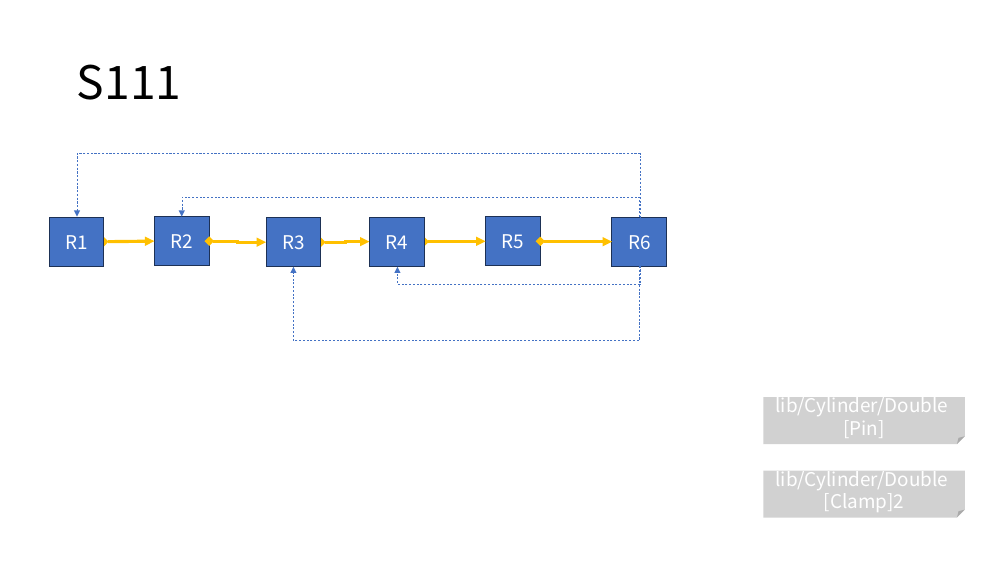
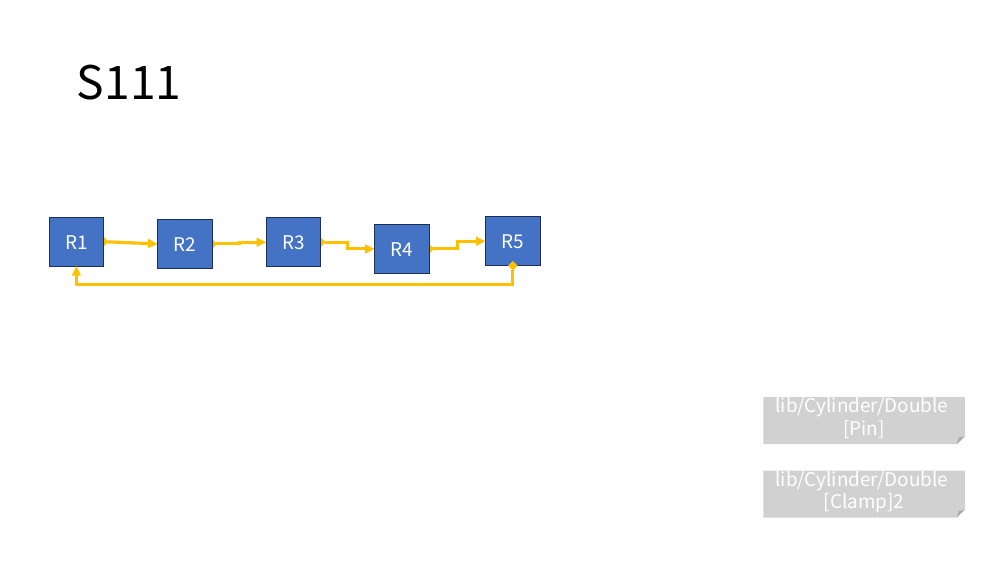
Before and after one commit to DualsoftDev/ds, a slide deck: slide 6 of DsDotNet/src/UnitTest/UnitTest.Model/ImportOfficeExample/Sample/s.pptx. Drawn at 1008x567 pixels with LibreOffice and Linux fonts; fonts in the diff are those of the drawing. Boxes give left, top, right and bottom in pixels: in the first picture for what was removed or moved away, otherwise in the second. Text is boxed around its words. In the diff, an @@ line names an element or a change of style, - is before the commit and + after.

```diff
--- a/DsDotNet/src/UnitTest/UnitTest.Model/ImportOfficeExample/Sample/s.pptx
+++ b/DsDotNet/src/UnitTest/UnitTest.Model/ImportOfficeExample/Sample/s.pptx
@@ elbow arrow removed from (640, 218) to (77, 217) @@
@@ elbow arrow removed from (640, 217) to (181, 217) @@
@@ rectangle "R4": place and size @@
-rectangle "R4" at (370, 217, 425, 266)
+rectangle "R4" at (374, 225, 430, 274)
@@ rectangle removed at (613, 217, 668, 266) @@
-R6
@@ elbow double arrow added from (513, 266) to (76, 266), #FFC000 3 pt @@
@@ double arrow moved from (104, 242) - (154, 241) to (104, 242) - (157, 244) @@
@@ elbow double arrow moved from (209, 241) - (266, 242) to (212, 244) - (266, 242) @@
@@ elbow arrow removed from (640, 266) to (293, 267) @@
@@ elbow double arrow moved from (321, 242) - (370, 242) to (321, 242) - (374, 249) @@
@@ elbow arrow removed from (640, 265) to (398, 267) @@
@@ elbow double arrow moved from (424, 242) - (485, 241) to (430, 249) - (485, 241) @@
@@ elbow double arrow removed from (541, 241) to (613, 242) @@
```
Also in this commit, not shown: 4 other files.
